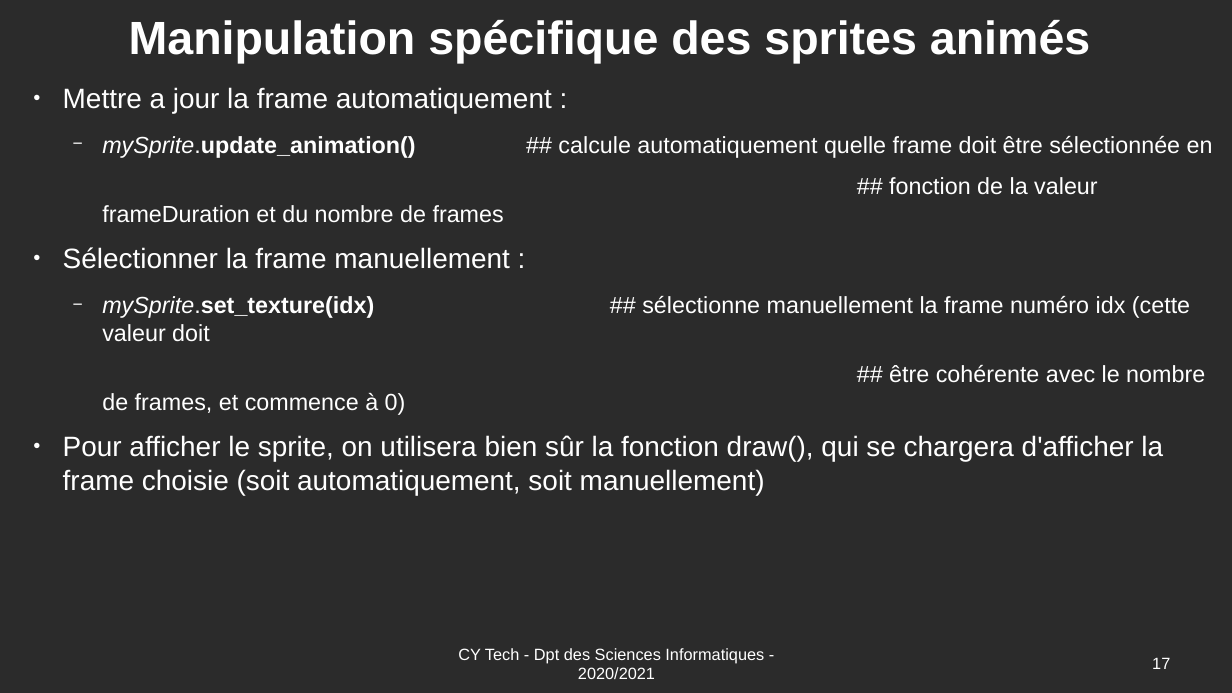
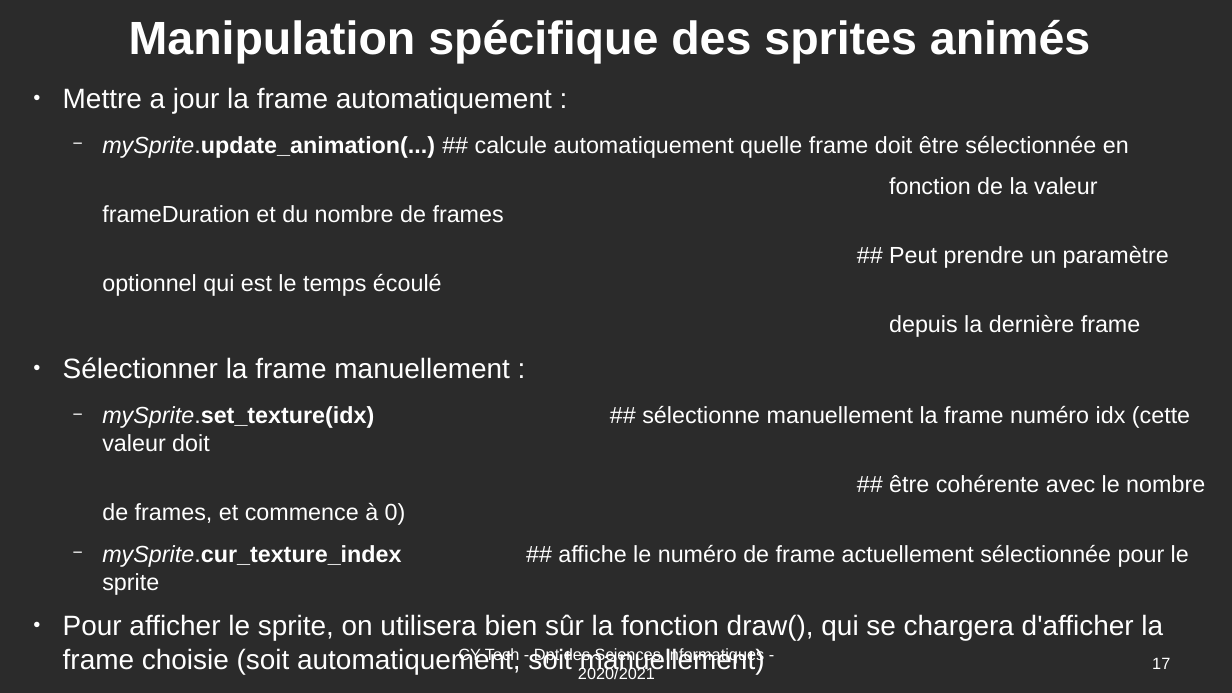
Before and after one commit to Romuald78/pyArcade, a slide deck: slide 17 of doc/UE_Libre_Jeu_Arcade_Documentation.odp. Drawn at 1232x693 pixels with LibreOffice and Linux fonts; fonts in the diff are those of the drawing; background and template pictures are left out; a plain dark background stands for a picture behind light text. Boxes give left, top, right and bottom in pixels: in the first picture for what was removed or moved away, otherwise in the second. Text is boxed around its words. In the diff, an @@ line names an element or a change of style, - is before the commit and + after.

```diff
--- a/doc/UE_Libre_Jeu_Arcade_Documentation.odp
+++ b/doc/UE_Libre_Jeu_Arcade_Documentation.odp
@@ text at (102,136,1169,337): text changed @@
-  − mySprite.update_animation() ## calcule automatiquement quelle frame doit être sélectionnée en
-  ## fonction de la valeur frameDuration et du nombre de frames
+  − mySprite.update_animation(...) ## calcule automatiquement quelle frame doit être sélectionnée en
+  fonction de la valeur frameDuration et du nombre de frames
+  ## Peut prendre un paramètre optionnel qui est le temps écoulé
+  depuis la dernière frame
@@ text at (102,545,1189,567): paragraph added @@
+  − mySprite.cur_texture_index ## affiche le numéro de frame actuellement sélectionnée pour le sprite
```
Also in this commit, not shown: 2 other slides changed, 5 slides added, 2 other files.
